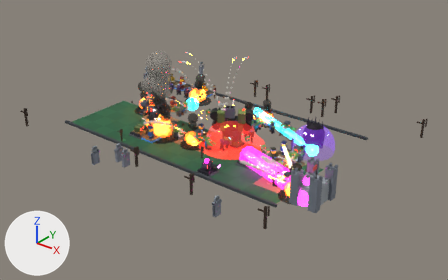
Before and after pictures for a commit that changed the glTF model models/battlefield.glb.
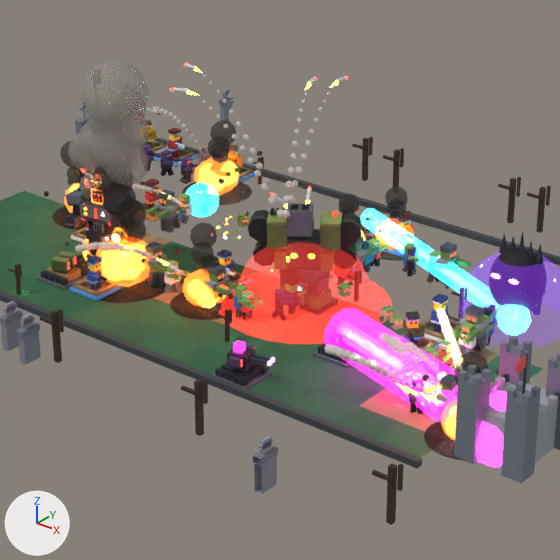
Each version is shown whole from a camera (50 mm lens) standing at (95.3, -114.2, 69.4) and looking at (5.5, -1.9, -0.2), then close up on the part from 26% to 74% of the width and 10% to 87% of the height. The axes (+X, +Y, +Z) are drawn at lower left. The lights are the same throughout. The older version's two pictures come first. Vertices at exactly the same position are counted once.

Script lines for the objects in view, before the commit:
```python
ob_battlefield = bpy.data.objects.new('battlefield', me_mesh_0)
ob_battlefield.location = (0.0, 0.0, 0.0)
```
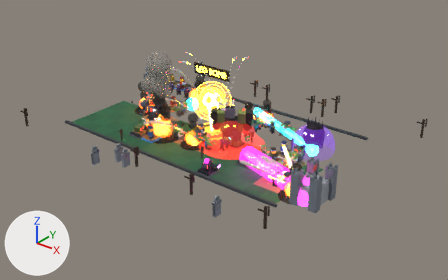
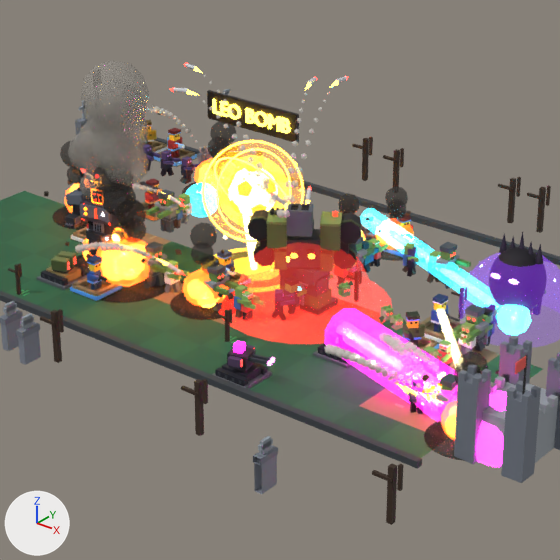
Boxes [x1, y1, x2, y2] around the edits, measured in the close-ups (560 x 560 px):
part 1 of me_mesh_0, added: after [201, 139, 305, 243]
part 2 of me_mesh_0, added (mostly hidden): after [201, 247, 248, 269]
part 3 of me_mesh_0, added (mostly hidden): after [233, 257, 249, 274]
part 4 of me_mesh_0, added (mostly hidden): after [231, 251, 249, 260]
part 5 of me_mesh_0, added: after [207, 90, 299, 142]
part 6 of me_mesh_0, added: after [212, 99, 291, 259]

The change, as a diff of the scene's bpy script:
```diff
--- a/models/battlefield.glb.py
+++ b/models/battlefield.glb.py
@@ me_mesh_0 @@
-me_mesh_0.from_pydata(...)  # 28106 vertices, 45050 faces; spans x -47.3..45.4, y -32.2..32.5, z 0.0..22.9
+me_mesh_0.from_pydata(...)  # 40387 vertices, 69386 faces; spans x -47.3..45.4, y -32.2..32.5, z 0.0..22.9
+# me_mesh_0 part 1: a new loose piece, an icosphere of 320 faces spanning x -5.2..5.2, y -5.2..5.2, z 3.4..13.7, in mat_m_136 (orange #ffb020, glowing orange #ffb020)
+# me_mesh_0 part 2: the loose piece of 24 vertices spanning x -2.1..4.9, y -12.5..-5.5, z 0.1 is copied, and the copy is scaled about its middle by (1.56, 1.56, 1), then moved by (-1.4, 9.0, 0.0), in mat_m_138 (yellow #ffd23f, glowing yellow #ffd23f); it spans x -5.4..5.4, y -5.4..5.4, z 0.0
+# me_mesh_0 part 3: the loose piece of 24 vertices spanning x 2.1..8.1, y 6.0..12.0, z 0.0 is copied, and the copy is moved by (-5.1, -9.0, 0.1), in mat_m_138 (yellow #ffd23f, glowing yellow #ffd23f); it spans x -3.0..3.0, y -3.0..3.0, z 0.1
+# me_mesh_0 part 4: the loose piece of 24 vertices spanning x -2.1..4.9, y -12.5..-5.5, z 0.1 is copied, and the copy is scaled about its middle by (1.27, 1.27, 1), then moved by (-1.4, 9.0, 0.0), in mat_m_139 (black #141414); it spans x -4.5..4.5, y -4.5..4.5, z 0.1
+# me_mesh_0 part 5: a new loose piece, a box spanning x -5.64..5.64, y -0.16..0.16, z 15.01..17.84, in mat_m_140 (black #1a120b)
+# me_mesh_0 part 6: 11479 vertices added at x -4.9..4.9, y -3.7..3.7, z 0.0..17.3
+# other edits to the shape of me_mesh_0 do not show in these pictures
 me_mesh_0.materials.append(mat_tex_000)
@@ me_mesh_0 @@
 me_mesh_0.materials.append(mat_m_097)
+me_mesh_0.materials.append(mat_m_132)  # pale yellow #fff6d8, glowing pale yellow #fff6d8
+me_mesh_0.materials.append(mat_m_133)  # black #1a1a1a
+me_mesh_0.materials.append(mat_m_135)  # yellow #ffd23f, glowing yellow #ffd23f
+me_mesh_0.materials.append(mat_m_136)  # orange #ffb020, glowing orange #ffb020
+me_mesh_0.materials.append(mat_m_134)  # yellow #ffd23f, glowing yellow #ffd23f
+me_mesh_0.materials.append(mat_m_137)  # yellow #fff2a0, glowing yellow #fff2a0
+me_mesh_0.materials.append(mat_m_138)  # yellow #ffd23f, glowing yellow #ffd23f
+me_mesh_0.materials.append(mat_m_139)  # black #141414
+me_mesh_0.materials.append(mat_m_140)  # black #1a120b
```
